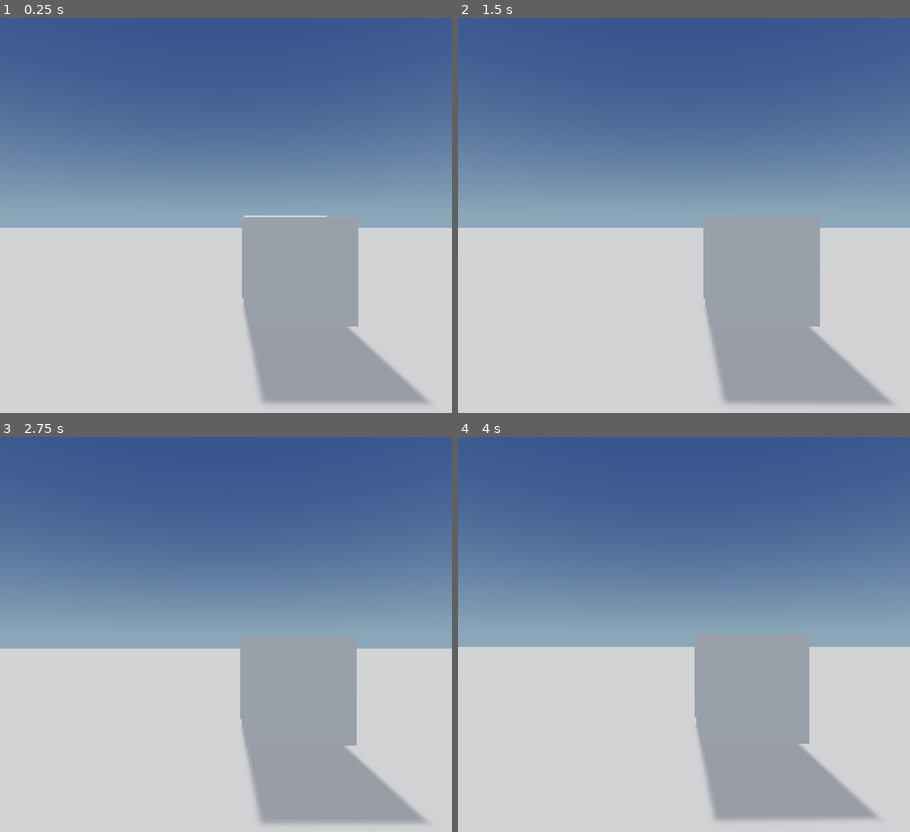
Above: before the commit, frames 1-4 (two rows, left to right).
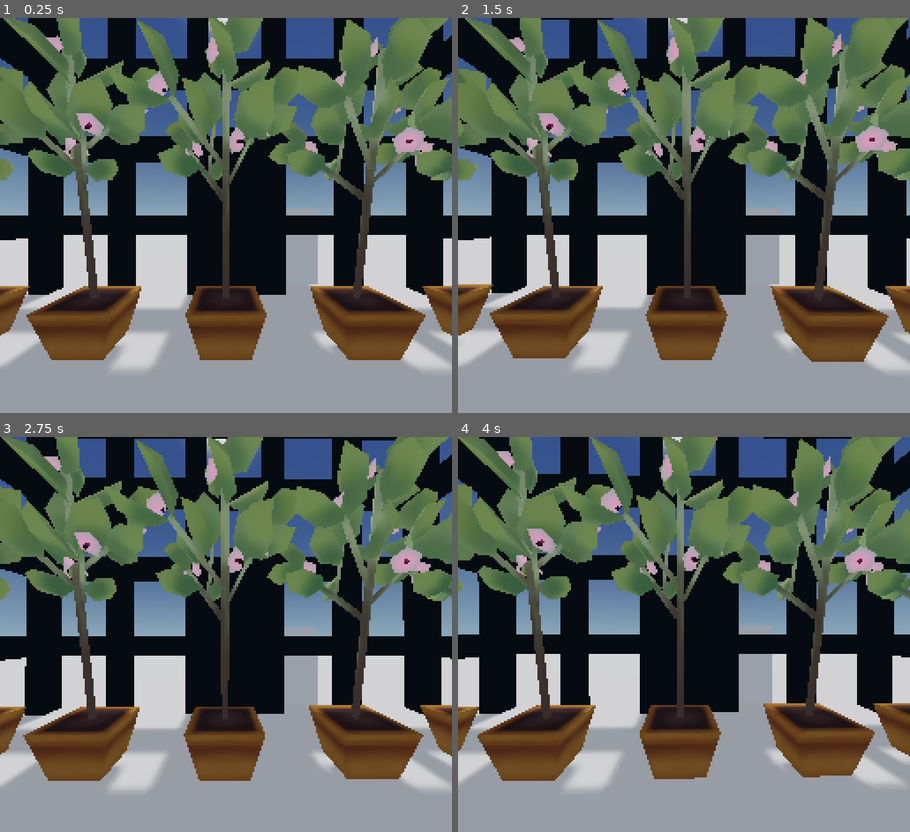
Above: after the commit, the same moments.

Repository: MaxwellDexter/QuickMatchThosePlants
Game: Godot game, scene res://Scenes/Game.tscn
Same seed, same stepped clock (60 frames per second), same inputs: the game is played once before the commit and once after it.
Inputs (mouse positions are in pixels of both pictures, inside the frame that each line leads up to):
- Up to frame 1 (0.25 s): no input
- Up to frame 2 (1.5 s): tap Enter at 0.5 s; move the mouse to (706, 215) at 0.52 s; click (706, 215) at 0.67 s; tap Space at 1.25 s; move the mouse to (661, 215) at 1.27 s; click (661, 215) at 1.42 s
- Up to frame 3 (2.75 s): tap Enter at 2 s; move the mouse to (239, 626) at 2.02 s; click (239, 626) at 2.17 s
- Up to frame 4 (4 s): tap Space at 2.75 s; move the mouse to (679, 642) at 2.77 s; click (679, 642) at 2.92 s; tap Enter at 3.5 s; move the mouse to (720, 638) at 3.52 s; click (720, 638) at 3.67 s

The runs differ from the first frame. In frame 1, 76% of the frame differs, in the area x 0-100%, y 0-100%; in frame 2, 76%; in frame 3, 75%; in frame 4, 76%.

Commit message:
room manager
spawns plants

Diff:
--- a/Scenes/Character.tscn
+++ b/Scenes/Character.tscn
@@ -15,3 +15,4 @@
 script = ExtResource( 2 )
 
 [node name="Camera" type="Camera" parent="Rotation"]
+fov = 90.0
--- a/Scenes/Game.tscn
+++ b/Scenes/Game.tscn
@@ -1,12 +1,8 @@
-[gd_scene load_steps=14 format=2]
+[gd_scene load_steps=9 format=2]
 
 [ext_resource path="res://Scenes/Character.tscn" type="PackedScene" id=1]
-[ext_resource path="res://Models/Tree1.obj" type="ArrayMesh" id=2]
-[ext_resource path="res://Textures/Tree1_Diffuse.png" type="Texture" id=3]
-[ext_resource path="res://Textures/Tree1_Emissive.png" type="Texture" id=4]
-[ext_resource path="res://Models/pot.obj" type="ArrayMesh" id=5]
-[ext_resource path="res://Textures/Pot_N.png" type="Texture" id=6]
-[ext_resource path="res://Textures/Pot_Diffuse.png" type="Texture" id=7]
+[ext_resource path="res://Scenes/Room Manager.tscn" type="PackedScene" id=2]
+[ext_resource path="res://Models/greenhouse.obj" type="ArrayMesh" id=3]
 
 [sub_resource type="BoxShape" id=1]
 
@@ -32,25 +28,13 @@
 tonemap_mode = 2
 tonemap_white = 16.0
 
-[sub_resource type="SpatialMaterial" id=6]
-albedo_texture = ExtResource( 7 )
-normal_enabled = true
-normal_scale = 1.0
-normal_texture = ExtResource( 6 )
-
 [sub_resource type="SpatialMaterial" id=5]
-albedo_texture = ExtResource( 3 )
-emission_enabled = true
-emission = Color( 0, 0, 0, 1 )
-emission_energy = 1.13
-emission_operator = 0
-emission_on_uv2 = false
-emission_texture = ExtResource( 4 )
+albedo_color = Color( 0, 0, 0, 1 )
 
 [node name="Spatial" type="Spatial"]
 
 [node name="Character" parent="." instance=ExtResource( 1 )]
-transform = Transform( 1, 0, 0, 0, 1, 0, 0, 0, 1, 0, 2.216, 0 )
+transform = Transform( 1, 0, 0, 0, 1, 0, 0, 0, 1, 0, 2, 0 )
 
 [node name="CSGBox" type="CSGBox" parent="."]
 transform = Transform( 1, 0, 0, 0, 1, 0, 0, 0, 1, 1.40704, 1.19495, -6.14855 )
@@ -73,12 +57,9 @@
 transform = Transform( 1, 0, 0, 0, -0.642788, 0.766045, 0, -0.766045, -0.642788, 0.162332, 4.77306, 1.51468 )
 shadow_enabled = true
 
-[node name="pot" type="MeshInstance" parent="."]
-transform = Transform( 1, 0, 0, 0, 1, 0, 0, 0, 1, 5.272, 0, 0 )
-mesh = ExtResource( 5 )
-material/0 = SubResource( 6 )
+[node name="Room Manager" parent="." instance=ExtResource( 2 )]
 
-[node name="Tree1" type="MeshInstance" parent="pot"]
-transform = Transform( 1, 0, 0, 0, 1, 0, 0, 0, 1, 0, 0.5, 0 )
-mesh = ExtResource( 2 )
+[node name="greenhouse" type="MeshInstance" parent="."]
+transform = Transform( 5, 0, 0, 0, 5, 0, 0, 0, 5, -5, -10.51, 5 )
+mesh = ExtResource( 3 )
 material/0 = SubResource( 5 )
--- /dev/null
+++ b/Scenes/Room Manager.tscn
@@ -0,0 +1,14 @@
+[gd_scene load_steps=3 format=2]
+
+[ext_resource path="res://Scripts/RoomManager.gd" type="Script" id=1]
+[ext_resource path="res://Scenes/Tree1.tscn" type="PackedScene" id=2]
+
+[node name="Room Manager" type="Spatial"]
+script = ExtResource( 1 )
+plants = [ ExtResource( 2 ), ExtResource( 2 ), ExtResource( 2 ), ExtResource( 2 ) ]
+pattern_positions = [ Vector3( -4, 0, -3 ), Vector3( -2, 0, -3 ), Vector3( 0, 0, -3 ), Vector3( 2, 0, -3 ), Vector3( 4, 0, -3 ) ]
+puzzle_positions = [ Vector3( -4, 0, 3 ), Vector3( -2, 0, 3 ), Vector3( 0, 0, 3 ), Vector3( 2, 0, 3 ), Vector3( 4, 0, 3 ) ]
+
+[node name="PuzzleHolder" type="Spatial" parent="."]
+
+[node name="PatternHolder" type="Spatial" parent="."]
--- /dev/null
+++ b/Scenes/Tree1.tscn
@@ -0,0 +1,32 @@
+[gd_scene load_steps=9 format=2]
+
+[ext_resource path="res://Models/Tree1.obj" type="ArrayMesh" id=1]
+[ext_resource path="res://Models/pot.obj" type="ArrayMesh" id=2]
+[ext_resource path="res://Textures/Tree1_Diffuse.png" type="Texture" id=3]
+[ext_resource path="res://Textures/Tree1_Emissive.png" type="Texture" id=4]
+[ext_resource path="res://Textures/Pot_N.png" type="Texture" id=5]
+[ext_resource path="res://Textures/Pot_Diffuse.png" type="Texture" id=6]
+
+[sub_resource type="SpatialMaterial" id=1]
+albedo_texture = ExtResource( 6 )
+normal_enabled = true
+normal_scale = 1.0
+normal_texture = ExtResource( 5 )
+
+[sub_resource type="SpatialMaterial" id=2]
+albedo_texture = ExtResource( 3 )
+emission_enabled = true
+emission = Color( 0, 0, 0, 1 )
+emission_energy = 1.13
+emission_operator = 0
+emission_on_uv2 = false
+emission_texture = ExtResource( 4 )
+
+[node name="pot" type="MeshInstance"]
+mesh = ExtResource( 2 )
+material/0 = SubResource( 1 )
+
+[node name="Tree1" type="MeshInstance" parent="."]
+transform = Transform( 1, 0, 0, 0, 1, 0, 0, 0, 1, 0, 0.5, 0 )
+mesh = ExtResource( 1 )
+material/0 = SubResource( 2 )
--- /dev/null
+++ b/Scripts/RoomManager.gd
@@ -0,0 +1,84 @@
+extends Node
+
+export (Array, PackedScene) var plants
+export (Array, Vector3) var pattern_positions
+export (Array, Vector3) var puzzle_positions
+
+var PLANT_COUNT = 5
+
+# these are the index in the plants array
+var state_pattern:Array
+var state_puzzle:Array
+
+# this is for holding the plants
+var puzzle_plant_objs:Array
+
+var pattern_holder
+var puzzle_holder
+
+func _ready():
+	pattern_holder = $PatternHolder
+	puzzle_holder = $PuzzleHolder
+	randomize()
+	generate_room()
+
+func get_next_plant_index(index):
+	if index + 1 >= plants.size():
+		index = 0
+	else: index += 1
+	return index
+
+func get_next_plant_obj(index):
+	return plants[index].instance()
+
+func check_state():
+	var solved = true
+	for i in range(state_pattern.size()):
+		solved &= state_pattern[i] == state_puzzle[i]
+	return solved
+
+func cycle_plant(index):
+	var old_plant = puzzle_plant_objs[index]
+	var pos = old_plant.transform
+	old_plant.queue_free()
+
+	var plant_idx = get_next_plant_index(state_puzzle[index])
+	var new_plant = get_next_plant_obj(plant_idx)
+	puzzle_holder.add_child(new_plant)
+	new_plant.transform = pos
+	puzzle_plant_objs[index] = new_plant
+
+########################
+# GENERATING ROOM CODE #
+########################
+func generate_room():
+	print("generating room")
+	set_up_pattern()
+	set_up_puzzle()
+
+	instantiate_plants(state_pattern, pattern_positions, pattern_holder)
+	instantiate_plants(state_puzzle, puzzle_positions, puzzle_holder)
+
+	print("-_-_-_-_-_-_-_-")
+
+func set_up_pattern():
+	state_pattern.resize(PLANT_COUNT)
+	for i in range(PLANT_COUNT):
+		var idx = randi() % plants.size()
+		print(idx)
+		state_pattern[i] = idx
+	state_puzzle = state_pattern.duplicate()
+
+func set_up_puzzle():
+	# TODO: not this
+	state_puzzle[0] = get_next_plant_index(state_puzzle[0])
+
+func instantiate_plants(state_array, positions, holder):
+	print("-----")
+	for i in range(state_array.size()):
+		var idx = state_array[i]
+		print(idx)
+		var plant = plants[idx].instance()
+		plant.translation = positions[i]
+#		plant.rotation_degrees.y = randi() % 360
+		puzzle_holder.add_child(plant)
Not shown, added: Models/greenhouse.obj
Not shown, added: Models/greenhouse.obj.import
